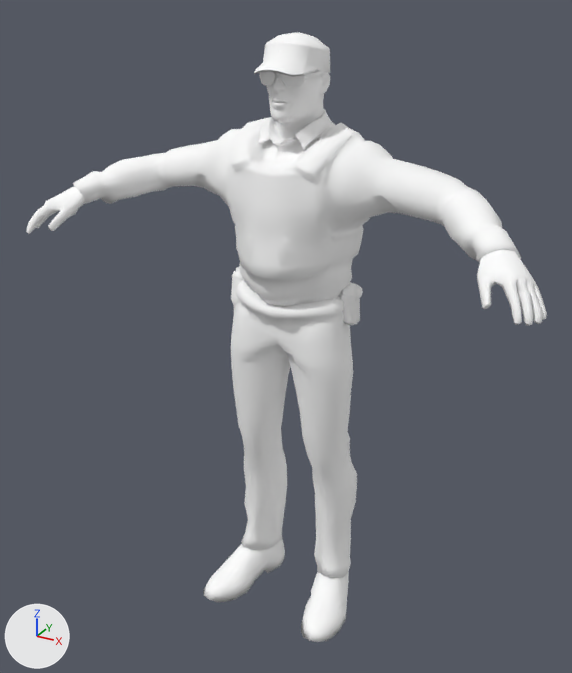
An edit to the FBX model Assets/@MyAssets/Characters/BodyGuards/SkelMesh_Bodyguard_02@Standing W_Briefcase Idle.fbx, drawn before and after from the same camera.
Both versions are drawn from a camera (50 mm lens) standing at (1.059, -1.99, 1.932) and looking at (-0.005, -0.055, 0.965). Every picture has the same lights, and +X, +Y and +Z are marked at lower left. Where no turn or scale is listed for an object, it has been applied to the vertices. Vertices at the same position are counted once.

The older version as bpy lines, for what is in view:
```python
me_mesh = bpy.data.meshes.new('Mesh')
me_mesh.from_pydata(...)  # 1424 vertices, 1456 faces; spans x -0.087..0.087, y -0.154..0.1, z 1.533..1.826
me_mesh.materials.append(mat_blinn1)  # its picture is missing
me_mesh_001 = bpy.data.meshes.new('Mesh.001')
me_mesh_001.from_pydata(...)  # 184 vertices, 198 faces; spans x -0.25..0.25, y -0.258..0.104, z -0.003..0.151
me_mesh_001.materials.append(mat_blinn1)  # its picture is missing
me_mesh_002 = bpy.data.meshes.new('Mesh.002')
me_mesh_002.from_pydata(...)  # 1036 vertices, 1116 faces; spans x -0.233..0.21, y -0.158..0.143, z 0.087..1.146
me_mesh_002.materials.append(mat_blinn1)  # its picture is missing
me_mesh_003 = bpy.data.meshes.new('Mesh.003')
me_mesh_003.from_pydata(...)  # 1207 vertices, 1331 faces; spans x -0.683..0.686, y -0.235..0.189, z 1.089..1.63
me_mesh_003.materials.append(mat_blinn1)  # its picture is missing
me_mesh_004 = bpy.data.meshes.new('Mesh.004')
me_mesh_004.from_pydata(...)  # 488 vertices, 568 faces; spans x -0.78..0.78, y -0.35..-0.15, z 1.25..1.39
me_mesh_004.materials.append(mat_blinn1)  # its picture is missing
ob_bodyguard02_hands = bpy.data.objects.new('BodyGuard02_Hands', me_mesh_004)
ob_bodyguard02_hands.location = (0.0, 0.0, 0.0)
ob_bodyguard02_head = bpy.data.objects.new('BodyGuard02_Head', me_mesh)
ob_bodyguard02_head.location = (0.0, 0.0, 0.0)
ob_bodyguard02_shoes = bpy.data.objects.new('BodyGuard02_Shoes', me_mesh_001)
ob_bodyguard02_shoes.location = (0.0, 0.0, 0.0)
ob_bodyguard02_torso = bpy.data.objects.new('BodyGuard02_Torso', me_mesh_003)
ob_bodyguard02_torso.location = (0.0, 0.0, 0.0)
ob_bodyguard_2_pants = bpy.data.objects.new('BodyGuard_2_Pants', me_mesh_002)
ob_bodyguard_2_pants.location = (0.0, 0.0, 0.0)
```
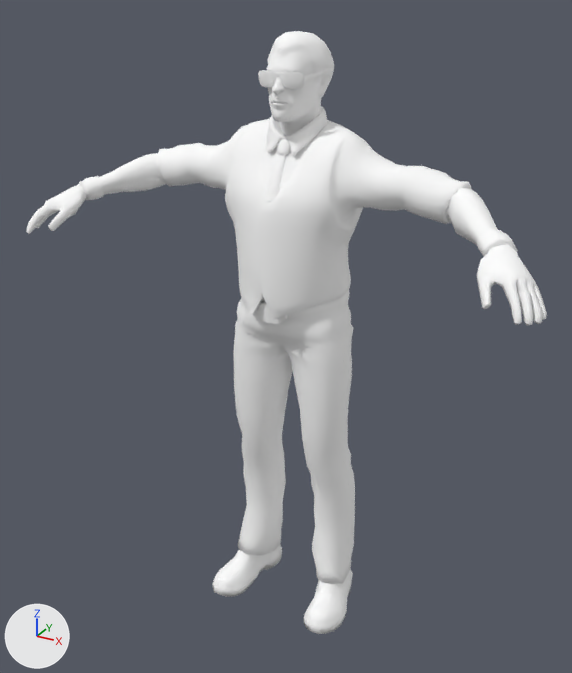
What differs and where, as boxes (x1, y1, x2, y2) in the pictures (572 x 673 px):
'BodyGuard02_Torso', reshaped (8% taller)
    before: (73, 109, 521, 307)
    after: (79, 106, 518, 319)
'BodyGuard_2_Pants', reshaped (8% narrower)
    before: (231, 266, 363, 578)
    after: (234, 290, 355, 584)
'BodyGuard02_Head', reshaped
    before: (254, 32, 331, 139)
    after: (258, 31, 334, 136)
'BodyGuard02_Shoes', deleted
    before: (203, 539, 349, 642)
'BodyGuard03_Shoes', added
    after: (213, 545, 353, 634)
part 2 of me_mesh_003, rebuilt (30% narrower, 8% taller)
    before: (73, 109, 521, 307)
    after: (157, 106, 471, 319)
part 3 of me_mesh_003, added
    after: (79, 153, 166, 200)
part 4 of me_mesh_003, added
    after: (446, 188, 518, 256)
part 5 of me_mesh_003, added
    after: (266, 139, 291, 201)
part 6 of me_mesh_002, rebuilt
    before: (231, 280, 357, 578)
    after: (234, 290, 355, 584)
part 7 of me_mesh_002, added
    after: (256, 302, 287, 324)
part 8 of me_mesh_002, deleted
    before: (231, 266, 243, 311)
part 9 of me_mesh_002, deleted
    before: (340, 282, 363, 325)

The change, as a diff of the scene's bpy script:
```diff
--- a/Assets/@MyAssets/Characters/BodyGuards/SkelMesh_Bodyguard_02@Standing W_Briefcase Idle.fbx.py
+++ b/Assets/@MyAssets/Characters/BodyGuards/SkelMesh_Bodyguard_02@Standing W_Briefcase Idle.fbx.py
@@ me_mesh_002 @@
 # used by ob_bodyguard_2_pants; location = (0.0, 0.0, 0.0)
-me_mesh_002.from_pydata(...)  # 1036 vertices, 1116 faces; spans x -0.233..0.21, y -0.158..0.143, z 0.087..1.146
+me_mesh_002.from_pydata(...)  # 704 vertices, 738 faces; spans x -0.209..0.208, y -0.167..0.133, z 0.079..1.15
+# me_mesh_002 part 6: the loose piece of 614 vertices spanning x -0.205..0.207, y -0.158..0.13, z 0.087..1.121 is rebuilt with 615 vertices and now spans x -0.209..0.208, y -0.158..0.133, z 0.079..1.15
+# me_mesh_002 part 7: a new loose piece of 89 vertices spanning x -0.052..0.052, y -0.167..-0.147, z 1.047..1.111, in mat_blinn1 (its picture is missing)
+# me_mesh_002 part 8: the loose piece of 335 vertices spanning x -0.233..-0.162, y -0.032..0.143, z 0.96..1.136 is deleted
+# me_mesh_002 part 9: the loose piece of 87 vertices spanning x 0.162..0.21, y -0.039..0.047, z 1.028..1.146 is deleted
 me_mesh_002.materials.append(mat_blinn1)
@@ me_mesh @@
 # used by ob_bodyguard02_head; location = (0.0, 0.0, 0.0)
-me_mesh.from_pydata(...)  # 1424 vertices, 1456 faces; spans x -0.087..0.087, y -0.154..0.1, z 1.533..1.826
+me_mesh.from_pydata(...)  # 1384 vertices, 1420 faces; spans x -0.086..0.086, y -0.128..0.099, z 1.534..1.829
+# me_mesh part 1: 9 vertices moved within x -0.077..0.077, y -0.117..0.013, z 1.65..1.721; 1382 vertices removed from x -0.087..0.087, y -0.154..0.1, z 1.533..1.826; 1342 vertices added at x -0.086..0.086, y -0.128..0.099, z 1.534..1.829
 me_mesh.materials.append(mat_blinn1)
@@ me_mesh_003 @@
 # used by ob_bodyguard02_torso; location = (0.0, 0.0, 0.0)
-me_mesh_003.from_pydata(...)  # 1207 vertices, 1331 faces; spans x -0.683..0.686, y -0.235..0.189, z 1.089..1.63
+me_mesh_003.from_pydata(...)  # 1559 vertices, 1672 faces; spans x -0.673..0.673, y -0.211..0.172, z 1.07..1.639
+# me_mesh_003 part 2: the loose piece of 1193 vertices spanning x -0.683..0.686, y -0.235..0.189, z 1.089..1.63 is rebuilt with 1230 vertices and now spans x -0.49..0.49, y -0.19..0.172, z 1.07..1.639
+# me_mesh_003 part 3: a new loose piece of 133 vertices spanning x -0.673..-0.414, y -0.211..0.053, z 1.334..1.468, in mat_blinn1 (its picture is missing)
+# me_mesh_003 part 4: a new loose piece of 133 vertices spanning x 0.414..0.673, y -0.211..0.053, z 1.334..1.468, in mat_blinn1 (its picture is missing)
+# me_mesh_003 part 5: a new loose piece of 63 vertices spanning x -0.028..0.028, y -0.159..-0.057, z 1.404..1.56, in mat_blinn1 (its picture is missing)
 me_mesh_003.materials.append(mat_blinn1)
@@ me_mesh_003_1 @@
+me_mesh_003_1.from_pydata(...)  # 454 vertices, 496 faces; spans x -0.242..0.242, y -0.214..0.103, z -0.001..0.227
+me_mesh_003_1.materials.append(mat_blinn1)  # its picture is missing
@@ ob_bodyguard02_shoes @@
-ob_bodyguard02_shoes = bpy.data.objects.new('BodyGuard02_Shoes', me_mesh_001)
-ob_bodyguard02_shoes.location = (0.0, 0.0, 0.0)
@@ ob_bodyguard03_shoes @@
+ob_bodyguard03_shoes = bpy.data.objects.new('BodyGuard03_Shoes', me_mesh_003_1)
+ob_bodyguard03_shoes.location = (0.0, 0.0, 0.0)
```
